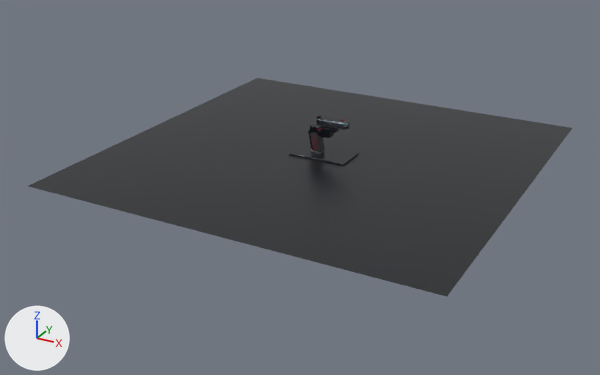
An edit to the Blender file assets/rivals_pistol.blend, drawn before and after from the same camera.
Camera for both pictures: a 50 mm camera at (26.4, -51.7, 21.4) aimed at (-0.8, -2.2, -3.3). Lighting does not change. The marker at lower left points along +X, +Y and +Z. The picture after the commit comes second.

In view in the first picture: 'Display_Plinth', 'Frame', 'Frame_Dust_Cover', 'Grip_Panel_Left', 'Slide', 'Slide_Top', 'Studio Floor' and 1 more.
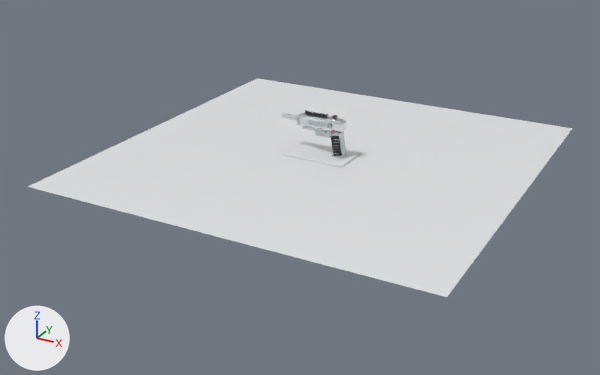
Edits to the bpy script that builds the scene:
```text
Change me_plane:
    where me_plane.from_pydata(...)  # 4 vertices, 1 face; spans x -15.0..15.0, y -15.0..15.0, z 0.0
    remove me_plane.materials.append(mat_studio_surface)  # black #1d1f24
    add me_plane.materials.append(mat_white_studio)  # white #e5e7ea
Remove ob_frame:
    ob_frame = bpy.data.objects.new('Frame', me_cube)
Remove ob_frame_dust_cover:
    ob_frame_dust_cover = bpy.data.objects.new('Frame_Dust_Cover', me_cube_001)
Remove ob_slide:
    ob_slide = bpy.data.objects.new('Slide', me_cube_002)
Remove ob_slide_top:
    ob_slide_top = bpy.data.objects.new('Slide_Top', me_cube_003)
Remove ob_grip_panel_left:
    ob_grip_panel_left = bpy.data.objects.new('Grip_Panel_Left', me_cube_024)
Change ob_studio_floor:
    ob_studio_floor.location: (0.0, 0.0, -1.3) -> (0.0, 0.0, -1.34)
Remove ob_display_plinth:
    ob_display_plinth = bpy.data.objects.new('Display_Plinth', me_cube_047)
Add ob_display_base:
    ob_display_base = bpy.data.objects.new('Display_Base', me_cube_037_1)  # a box spanning x -2.5..2.5, y -1.55..1.55, z -0.06..0.06; in mat_white_studio (white #e5e7ea); modifiers BEVEL, WEIGHTED_NORMAL
    ob_display_base.location = (-0.15, 0.0, -1.27)
Add ob_grip_left_panel:
    ob_grip_left_panel = bpy.data.objects.new('Grip_Left_Panel', me_cube_027_1)  # a box spanning x -0.34..0.34, y -0.03..0.03, z -0.78..0.78; in mat_grip_black (black #161819); modifiers BEVEL, WEIGHTED_NORMAL
    ob_grip_left_panel.location = (1.2, -0.36, -0.27)
    ob_grip_left_panel.rotation_euler = (0.0, -0.175, 0.0)  # degrees (0, -10, 0)
Add ob_slide_side_inset:
    ob_slide_side_inset = bpy.data.objects.new('Slide_Side_Inset', me_cube_005_1)  # a box spanning x -0.86..0.86, y -0.01..0.01, z -0.17..0.17; in mat_satin_silver (light grey #c5cacd); modifiers BEVEL, WEIGHTED_NORMAL
    ob_slide_side_inset.location = (-0.3, -0.36, 1.18)
Add ob_slide_top_facet:
    ob_slide_top_facet = bpy.data.objects.new('Slide_Top_Facet', me_cube_004_1)  # a box spanning x -1.64..1.64, y -0.27..0.27, z -0.06..0.06; in mat_satin_silver (light grey #c5cacd); modifiers BEVEL, WEIGHTED_NORMAL
    ob_slide_top_facet.location = (-0.2, 0.0, 1.57)
Add ob_long_slide:
    ob_long_slide = bpy.data.objects.new('Long_Slide', me_cube_002_1)  # a box spanning x -1.88..1.88, y -0.35..0.35, z -0.35..0.35; in mat_machined_silver (white #e5e7e8); modifiers BEVEL, WEIGHTED_NORMAL
    ob_long_slide.location = (-0.22, 0.0, 1.18)
Add ob_extended_dust_cover:
    ob_extended_dust_cover = bpy.data.objects.new('Extended_Dust_Cover', me_cube_001_1)  # a box spanning x -1.17..1.17, y -0.34..0.34, z -0.15..0.15; in mat_satin_silver (light grey #c5cacd); modifiers BEVEL, WEIGHTED_NORMAL
    ob_extended_dust_cover.location = (-0.5, 0.0, 0.7)
Add ob_lower_frame:
    ob_lower_frame = bpy.data.objects.new('Lower_Frame', me_cube_1)  # a box spanning x -1.05..1.05, y -0.36..0.36, z -0.28..0.28; in mat_satin_silver (light grey #c5cacd); modifiers BEVEL, WEIGHTED_NORMAL
    ob_lower_frame.location = (0.45, 0.0, 0.5)
```

Changed parts and their boxes [x1, y1, x2, y2] in the pictures (600 x 375 px):
'Studio Floor', recoloured, moved: before [29, 78, 572, 297]; after [28, 78, 573, 297]
'Display_Base', added: after [283, 141, 361, 167]
'Display_Plinth', deleted: before [289, 143, 359, 165]
'Long_Slide', added: after [300, 116, 346, 132]
'Frame', deleted: before [310, 123, 334, 138]
'Lower_Frame', added: after [315, 129, 344, 140]
'Slide', deleted: before [318, 117, 348, 130]
'Grip_Left_Panel', added: after [331, 136, 342, 156]
'Grip_Panel_Left', deleted: before [310, 132, 320, 151]
'Slide_Top_Facet', added: after [301, 113, 343, 123]
'Slide_Side_Inset', added: after [308, 120, 328, 128]
'Slide_Top', deleted: before [321, 117, 344, 123]
'Extended_Dust_Cover', added: after [302, 125, 330, 131]
'Frame_Dust_Cover', deleted: before [321, 126, 339, 133]
